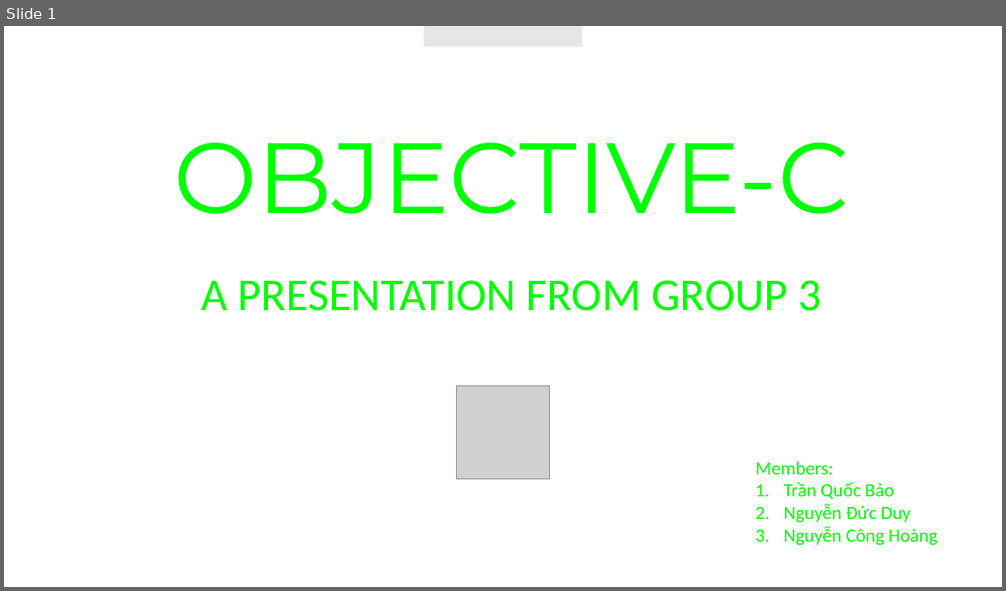
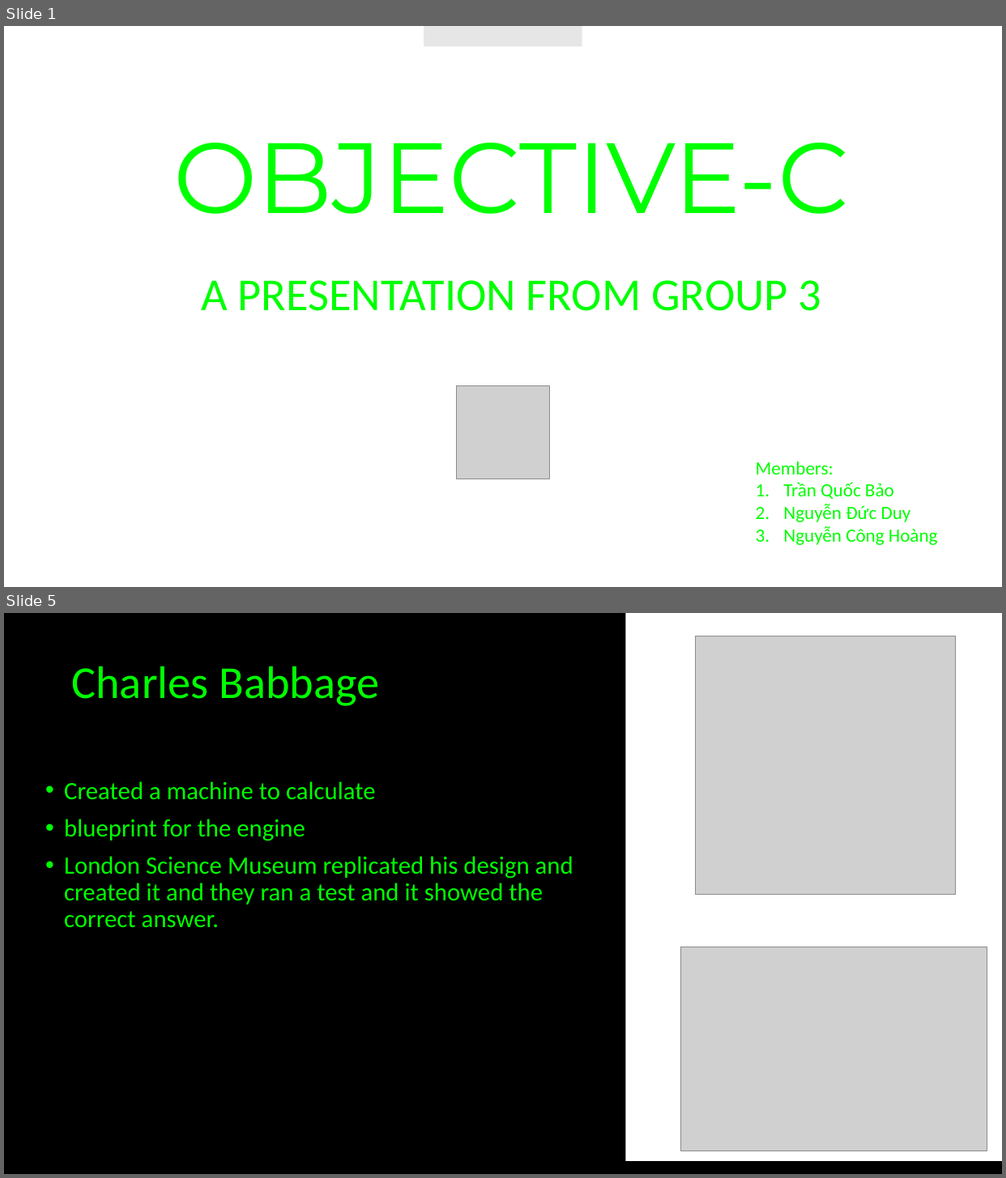
Before and after one commit to JustCodeandChill/Objective-C-presentation, a slide deck: OBJECTIVE-C.pptx. Shown one above the other, each under a label of ours: slide 1 before the commit, slides 1 and 5 after it; the slides between them are not shown. The pictures are 1006x591 and 1006x1178 pixels, drawn with LibreOffice and Linux fonts; fonts in the diff are those of the drawing; grey boxes stand for pictures; background and template pictures are left out. Boxes give left, top, right and bottom in pixels: in the first picture for what was removed or moved away, otherwise in the second. Text is boxed around its words. In the diff, an @@ line names an element or a change of style, - is before the commit and + after.

```diff
--- a/OBJECTIVE-C.pptx
+++ b/OBJECTIVE-C.pptx
@@ slide 5 added at <box>4,613,1002,1174</box>, background #000000 @@
@@ rectangle added at <box>626,613,1002,1161</box>, fill #FFFFFF @@
@@ picture added at <box>696,636,956,895</box> @@
@@ title added at <box>71,666,379,706</box>, 44 pt, text #00FF00 @@
+Charles Babbage
@@ text added at <box>64,781,573,928</box>, 24 pt, text #00FF00 @@
+• Created a machine to calculate
+• blueprint for the engine
+• London Science Museum replicated his design and created it and they ran a test and it showed the correct answer.
@@ picture added at <box>681,947,987,1152</box> @@
```
Also in this commit, not shown: 1 slide changed, 63 other slides added.
